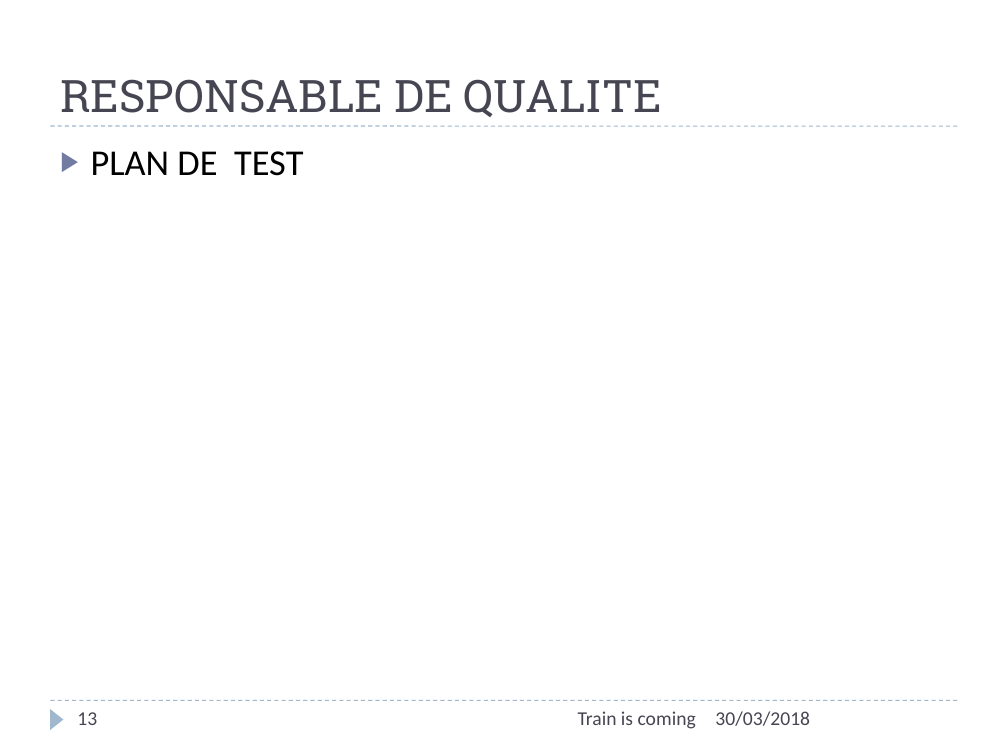
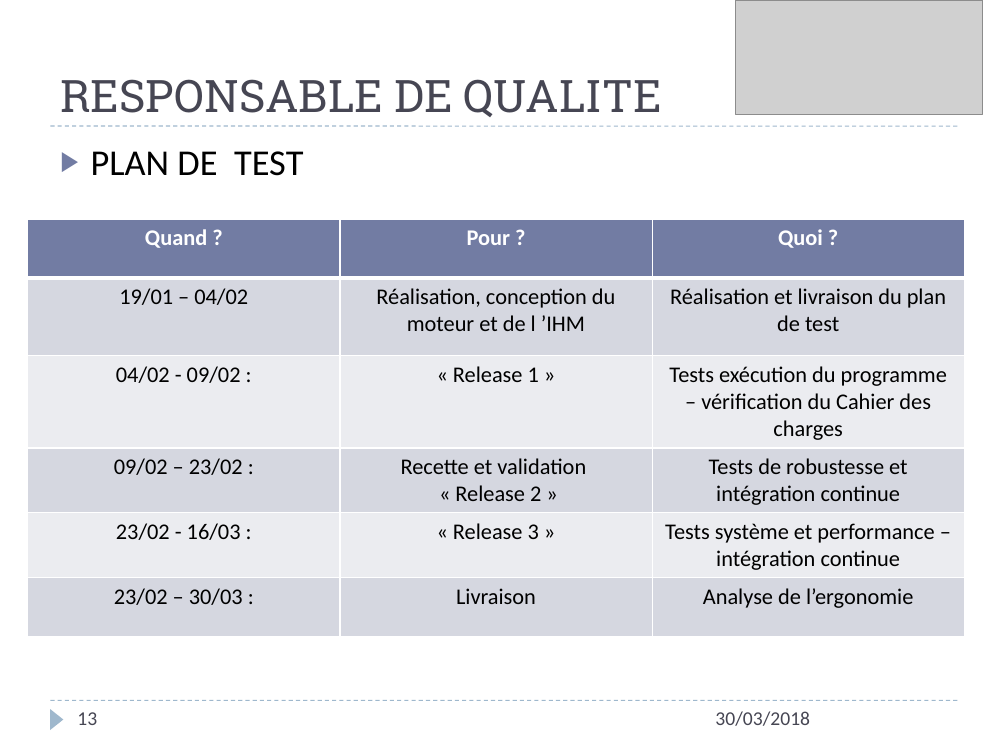
Before and after one commit to vvirole/GPI---2018---Simulation-de-Trains-Automatis-s, a slide deck: slide 13 of GPI - 2K18/Présentation – Gestion de Projet Informatique.pptx. Drawn at 1008x756 pixels with LibreOffice and Linux fonts; fonts in the diff are those of the drawing; grey boxes stand for pictures. Boxes give left, top, right and bottom in pixels: in the first picture for what was removed or moved away, otherwise in the second. Text is boxed around its words. In the diff, an @@ line names an element or a change of style, - is before the commit and + after.

```diff
--- a/GPI - 2K18/Présentation – Gestion de Projet Informatique.pptx
+++ b/GPI - 2K18/Présentation – Gestion de Projet Informatique.pptx
@@ picture added at (735,0,982,114) @@
@@ table added at (28,220,966,633), 6 rows, 3 columns @@
+Quand ? | Pour ? | Quoi ?
+19/01 – 04/02 | Réalisation, conception du moteur et de l ’IHM | Réalisation et livraison du plan de test
+04/02 - 09/02 : | « Release 1 » | Tests exécution du programme – vérification du Cahier des charges
+09/02 – 23/02 : | Recette et validation / « Release 2 » | Tests de robustesse et intégration continue
+23/02 - 16/03 : | « Release 3 » | Tests système et performance – intégration continue
+23/02 – 30/03 : | Livraison | Analyse de l’ergonomie
@@ text removed at (578,711,696,729) @@
-Train is coming
```
Also in this commit, not shown: 11 other slides changed, 2 slides added, 2 slides removed, 3 other files.
